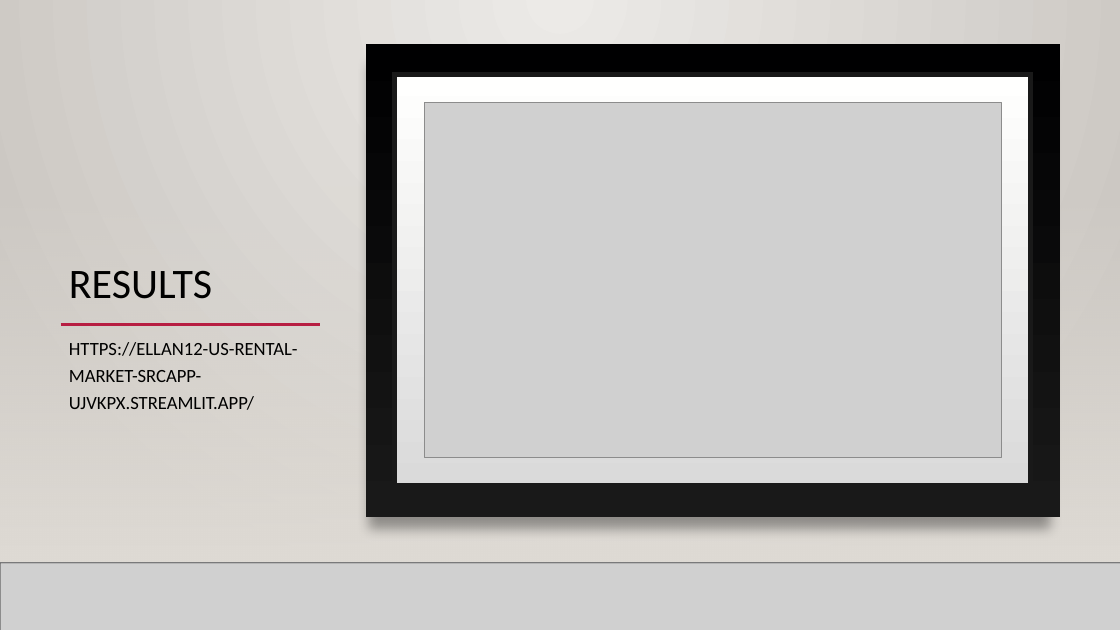
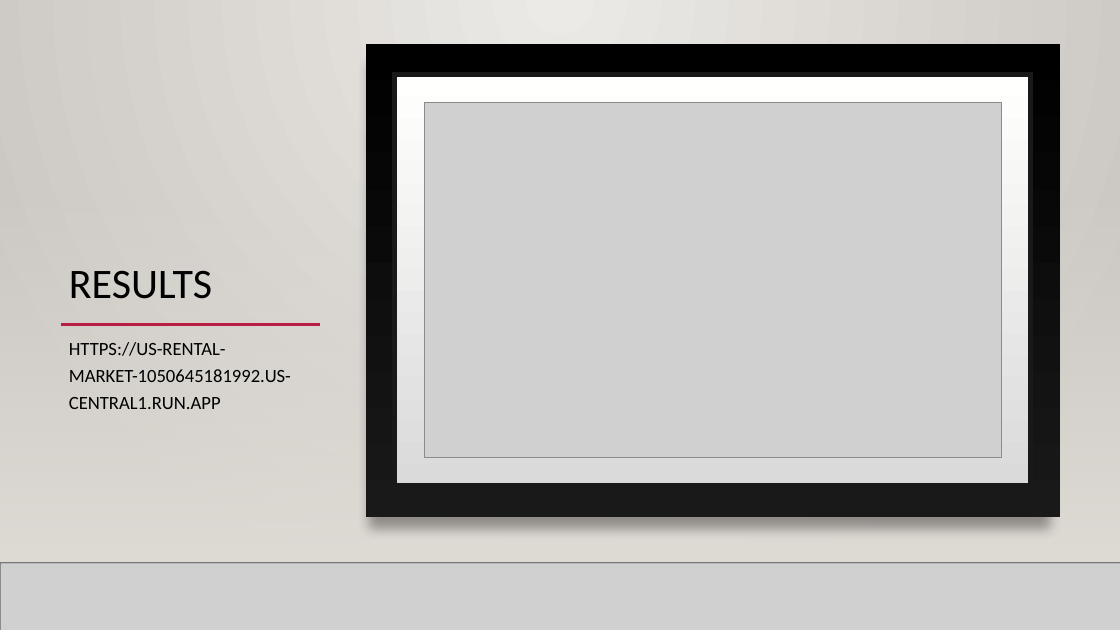
Before and after one commit to EllaN12/Ella_Portfolio, a slide deck: slide 10 of Analysis of Us Rental Market.pptx. Drawn at 1120x630 pixels with LibreOffice and Linux fonts; fonts in the diff are those of the drawing; grey boxes stand for pictures; background and template pictures are left out. Boxes give left, top, right and bottom in pixels: in the first picture for what was removed or moved away, otherwise in the second. Text is boxed around its words. In the diff, an @@ line names an element or a change of style, - is before the commit and + after.

```diff
--- a/Analysis of Us Rental Market.pptx
+++ b/Analysis of Us Rental Market.pptx
@@ text at <box>69,342,291,409</box>: text changed @@
-HTTPS://ELLAN12-US-RENTAL-MARKET-SRCAPP-UJVKPX.STREAMLIT.APP/
+HTTPS://US-RENTAL-MARKET-1050645181992.US-CENTRAL1.RUN.APP
```
Also in this commit, not shown: 5 other files.
